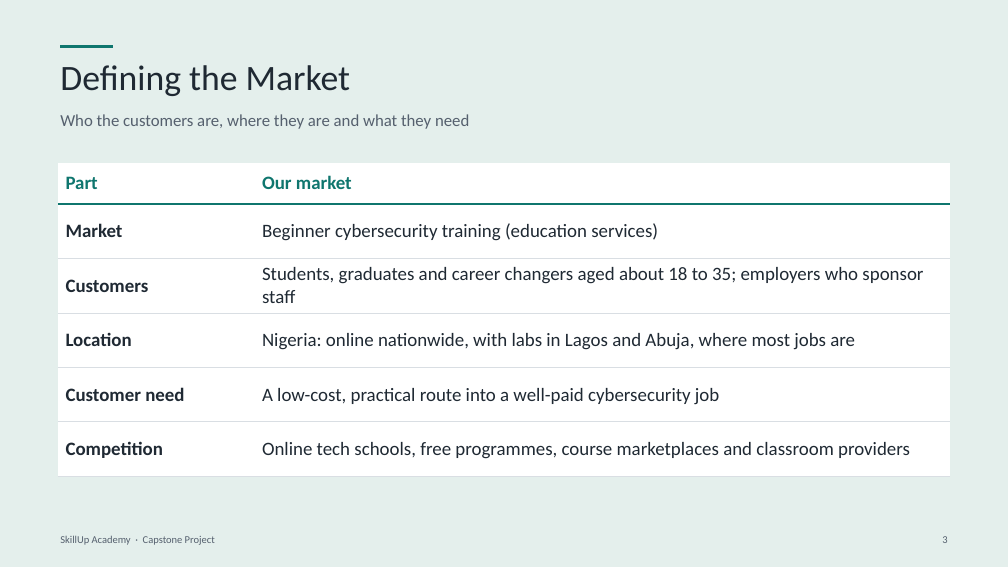
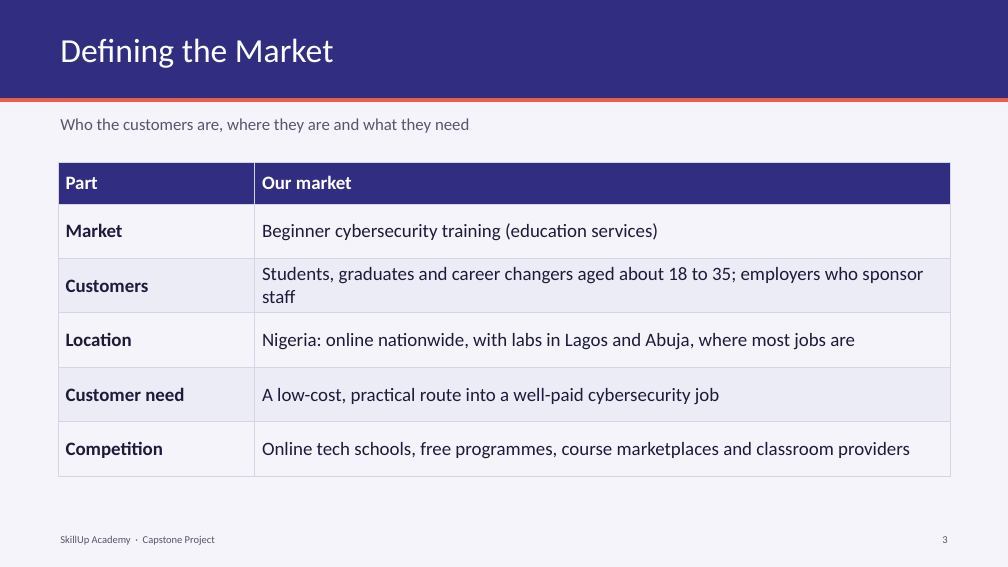
Before and after one commit to BadboyVee/BlackHoleeee, a slide deck: slide 3 of capstone/Capstone_Market_Research.pptx. Drawn at 1008x567 pixels with LibreOffice and Linux fonts; fonts in the diff are those of the drawing. Boxes give left, top, right and bottom in pixels: in the first picture for what was removed or moved away, otherwise in the second. Text is boxed around its words. In the diff, an @@ line names an element or a change of style, - is before the commit and + after.

```diff
--- a/capstone/Capstone_Market_Research.pptx
+++ b/capstone/Capstone_Market_Research.pptx
@@ background #E4EFEC to #F4F4FA @@
@@ rectangle added at <box>0,0,1008,98</box>, fill #312E81 @@
@@ title "Defining the Market": place and size @@
-title "Defining the Market" at <box>60,65,351,96</box>
+title "Defining the Market" at <box>60,38,334,68</box>
@@ title "Defining the Market" at <box>60,38,334,68</box>: size 34 to 32 pt, text colour #1F2933 to #FFFFFF @@
@@ line removed from (60, 47) to (113, 47) @@
@@ line added from (0, 100) to (1008, 100), #E8604C 4 pt @@
@@ text colour #55606E to #56566E in 3 elements at <box>60,535,215,545</box>, <box>942,536,947,543</box>, <box>60,118,469,133</box> @@
@@ table at <box>58,163,951,476</box> @@
@@ fill #FFFFFF to #312E81 in row 1 @@
@@ fill #FFFFFF to none in 6 cells @@
@@ fill #FFFFFF to #ECECF7 in 4 cells @@
@@ text colour #0F766E to #FFFFFF in "Part", "Our market" @@
@@ text colour #1F2933 to #1E1B3A @@
@@ borders changed @@
```
Also in this commit, not shown: 15 other slides changed, 4 other files.
